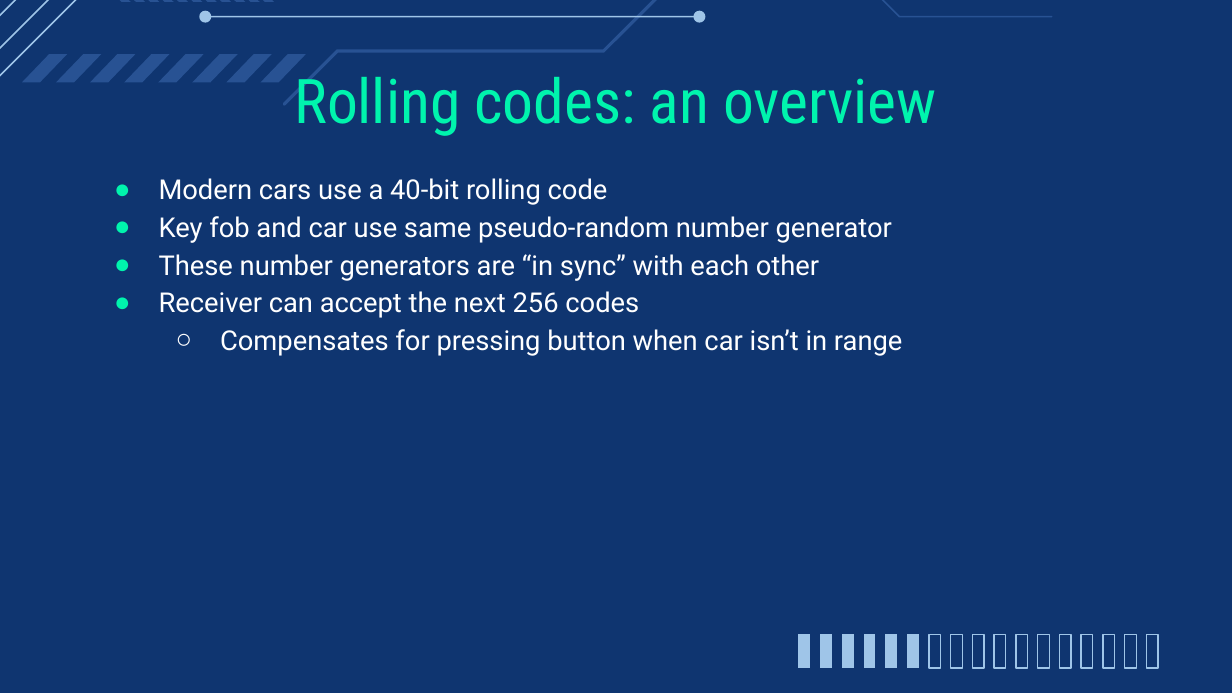
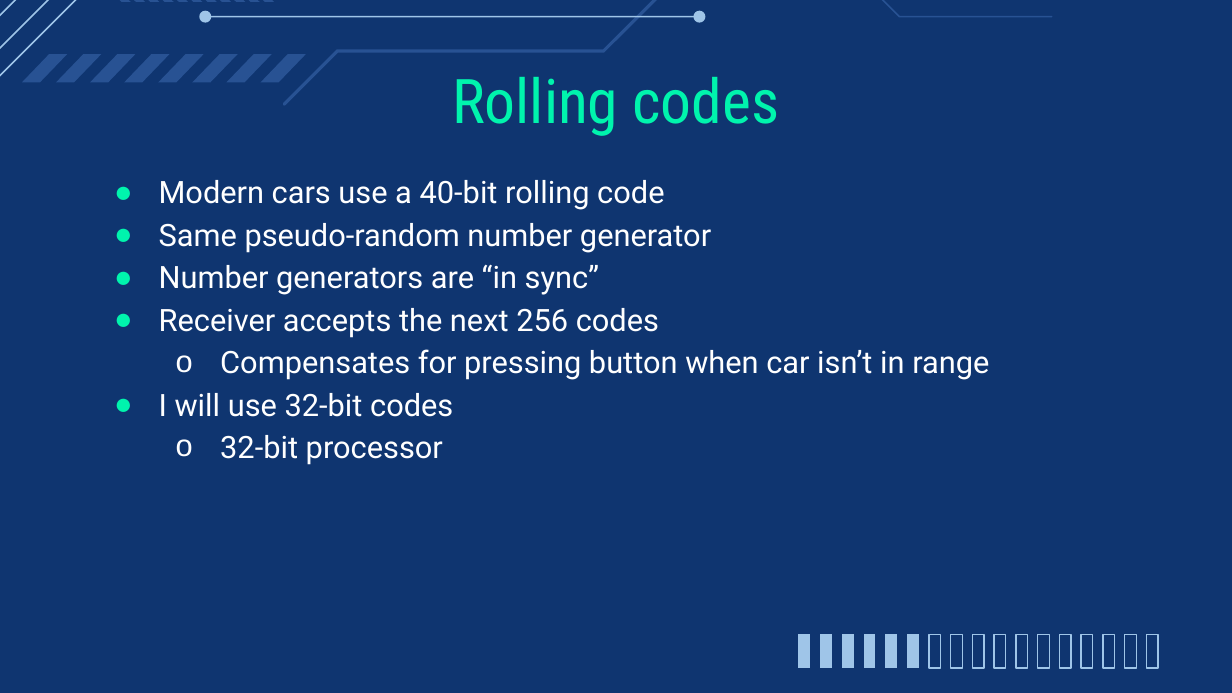
Before and after one commit to Hanover-CS/HC23-Isaac-Bevis-Senior-Project, a slide deck: slide 14 of Presentation/CS461 Proposal.pptx (slide 13 before the commit). Drawn at 1232x693 pixels with LibreOffice and Linux fonts; fonts in the diff are those of the drawing. Boxes give left, top, right and bottom in pixels: in the first picture for what was removed or moved away, otherwise in the second. Text is boxed around its words. In the diff, an @@ line names an element or a change of style, - is before the commit and + after.

```diff
--- a/Presentation/CS461 Proposal.pptx
+++ b/Presentation/CS461 Proposal.pptx
@@ title at [452,77,779,136]: text changed @@
-Rolling codes: an overview
+Rolling codes
@@ text at [159,180,989,380]: size 16 to 18 pt in "Modern cars use a 40-bit rolling code", "Compensates for pressing button when car isn’t ..."; bullet ○ to o @@
@@ text at [159,223,711,338]: text changed; size 16 to 18 pt @@
-● Key fob and car use same pseudo-random number generator
-● These number generators are “in sync” with each other
-● Receiver can accept the next 256 codes
+● Same pseudo-random number generator
+● Number generators are “in sync”
+● Receiver accepts the next 256 codes
@@ text at [159,393,453,465]: paragraphs added @@
+● I will use 32-bit codes
+  o 32-bit processor
```
Also in this commit, not shown: 3 other slides changed, 1 slide added.
